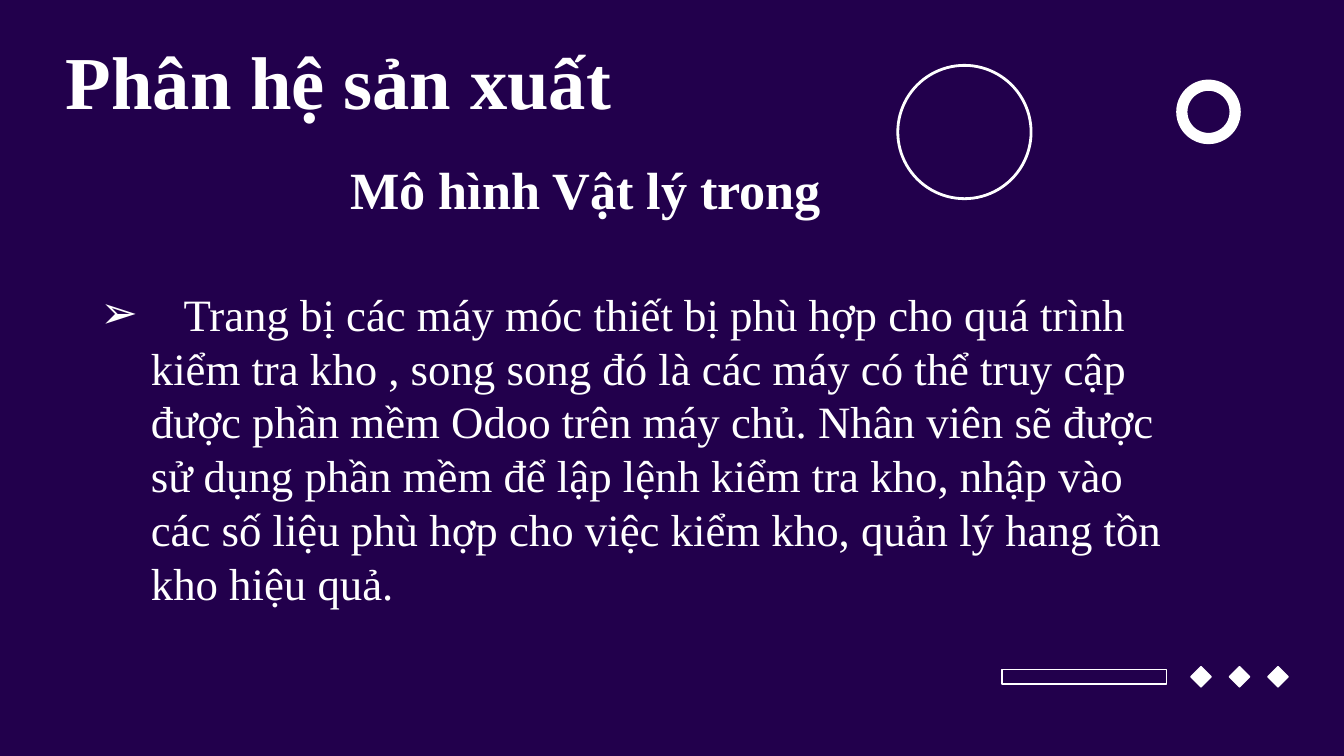
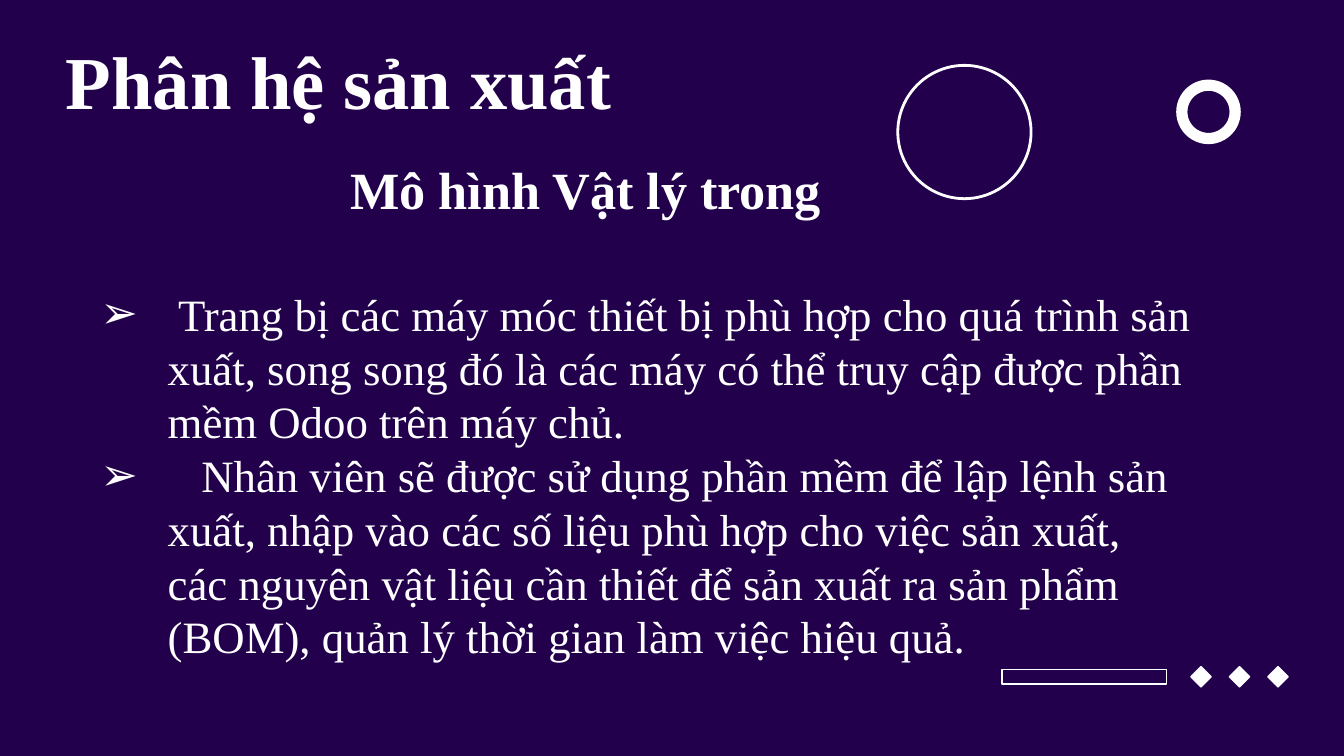
Before and after one commit to manhph81/ERP, a slide deck: slide 16 of 9_ERP đã chỉnh.pptx. Drawn at 1344x756 pixels with LibreOffice and Linux fonts; fonts in the diff are those of the drawing; background and template pictures are left out. Boxes give left, top, right and bottom in pixels: in the first picture for what was removed or moved away, otherwise in the second. Text is boxed around its words. In the diff, an @@ line names an element or a change of style, - is before the commit and + after.

```diff
--- a/9_ERP đã chỉnh.pptx
+++ b/9_ERP đã chỉnh.pptx
@@ subtitle at bbox=[168, 298, 1190, 663]: text changed @@
-➢ Trang bị các máy móc thiết bị phù hợp cho quá trình kiểm tra kho , song song đó là các máy có thể truy cập được phần mềm Odoo trên máy chủ. Nhân viên sẽ được sử dụng phần mềm để lập lệnh kiểm tra kho, nhập vào các số liệu phù hợp cho việc kiểm kho, quản lý hang tồn kho hiệu quả.
+➢ Trang bị các máy móc thiết bị phù hợp cho quá trình sản xuất, song song đó là các máy có thể truy cập được phần mềm Odoo trên máy chủ.
+➢ Nhân viên sẽ được sử dụng phần mềm để lập lệnh sản xuất, nhập vào các số liệu phù hợp cho việc sản xuất, các nguyên vật liệu cần thiết để sản xuất ra sản phẩm (BOM), quản lý thời gian làm việc hiệu quả.
```
Also in this commit, not shown: 3 other slides changed, 1 other file.
